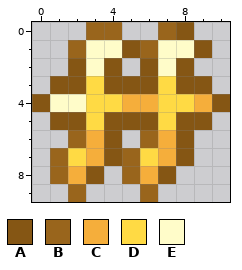
File history of a pixel-art sprite, Assets/Vanity/BrazenBlue/Hairpin.png. The picture above is the old version.
The file is 22x20 pixels, drawn in blocks of 2x2; one block is one cell here.
Palette (. is transparent): A #855614  B #99651c  C #f5ae3b  D #ffda44  E #fffcc9
Pixels before, first column x 0:
 0 ...BB..BA..
 1 ..BEEABEEA.
 2 ..AEA.AEA..
 3 .AADAAADAA.
 4 AEEDDCCDDCA
 5 .AADAAADAA.
 6 ..BCA.BCA..
 7 .BDCABDCA..
 8 .BCA.BCA...
 9 ..B...B....
Once edited:
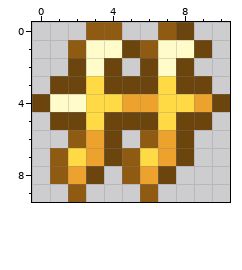
Change:
Colour A changes from #855614 to #6c450e.
Colour B changes from #99651c to #8f5b12.
Colour C changes from #f5ae3b to #eca22c.
Where, in picture pixels (left, top, right, bottom), the same in both pictures:
changed: (32, 22, 230, 202)
